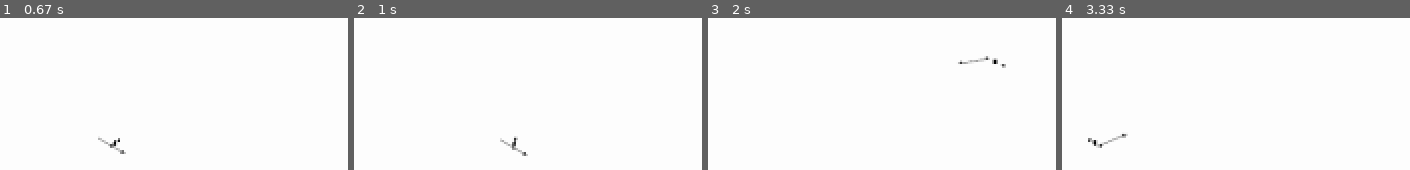
Above: before the commit, frames 1-4 (left to right).
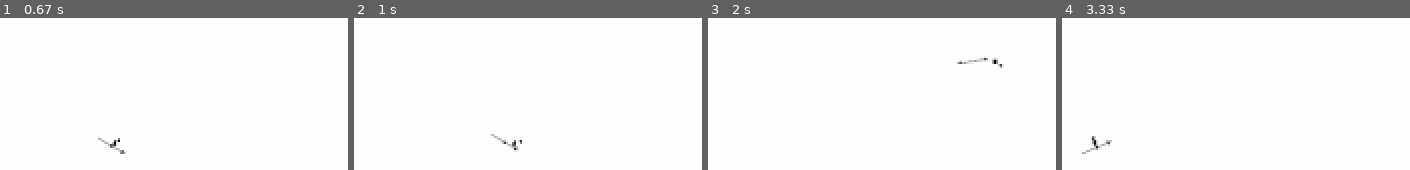
Above: after the commit, the same moments.

Repository: LeBoku/tds
Game: pygame game, started from tds/tds/tds.py
The game is run twice, just before and just after one commit, with the same random seed, the same clock (stepped at 60 frames per second) and the same inputs.
Inputs (mouse positions are in pixels of both pictures, inside the frame that each line leads up to):
- Up to frame 1 (0.67 s): hold D from 0.33 s (still down); move the mouse to (outside the picture) at 0.37 s
- Up to frame 2 (1 s): release D at 0.8 s; click (outside the picture) at 0.88 s
- Up to frame 3 (2 s): hold W 1.17-1.47 s; click (outside the picture) at 1.25 s; hold D 1.5-1.97 s; click (outside the picture) at 1.58 s
- Up to frame 4 (3.33 s): hold A 2-2.53 s; click (outside the picture) at 2.08 s; hold S 2.57-2.87 s; click (outside the picture) at 2.65 s; hold A 2.9-3.3 s; click (outside the picture) at 2.98 s

Frame 1 is identical in both runs. In frame 2, 0.2% of the frame differs, in the area x 39-50%, y 76-91%; in frame 3, 0.1%; in frame 4, 0.3%, in the area x 5-19%, y 76-90%.

Commit message:
prevent restarting running move

Diff:
--- a/tds/tds/mapEntity/character/moveSetController.py
+++ b/tds/tds/mapEntity/character/moveSetController.py
@@ -21,6 +21,9 @@
 
 		return offset
 
+	def isMoveActive(self, name):
+		return self.moves[name].isActive
+
 	def startMove(self, name):
 		self.moves[name].start()
 
--- a/tds/tds/mapEntity/player/playerController.py
+++ b/tds/tds/mapEntity/player/playerController.py
@@ -37,6 +37,10 @@
 		def li(event):
 			self.moveSetController.loopMove("move")
 
+		@EventListener(pygame.locals.KEYUP)
+		def li(event):
+			self.moveSetController.stopMove("move")
+
 		@EventListener("KEY_IS_DOWN", key=pygame.locals.K_w)
 		def li(event):
 			movement = Vector2(0, -5)
--- a/tds/tds/store/moveSets/_move.py
+++ b/tds/tds/store/moveSets/_move.py
@@ -4,6 +4,7 @@
 		self.activeFrameNr = None
 		self.moveLength = 0
 		self.loop = False
+		self.mayRestart = False
 
 		for key, entity in self.entities.items():
 			lenght = len(entity.frames)
@@ -14,12 +15,14 @@
 		return self.activeFrameNr is not None
 
 	def start(self):
-		self.activeFrameNr = -1
-		self.loop = False
+		if not self.isActive or self.mayRestart:
+			self.activeFrameNr = -1
+			self.loop = False
 
 	def startLoop(self):
-		self.activeFrameNr = -1
-		self.loop = True
+		if not self.isActive or self.mayRestart:
+			self.activeFrameNr = -1
+			self.loop = True
 
 	def stop(self):
 		self.activeFrameNr = None
